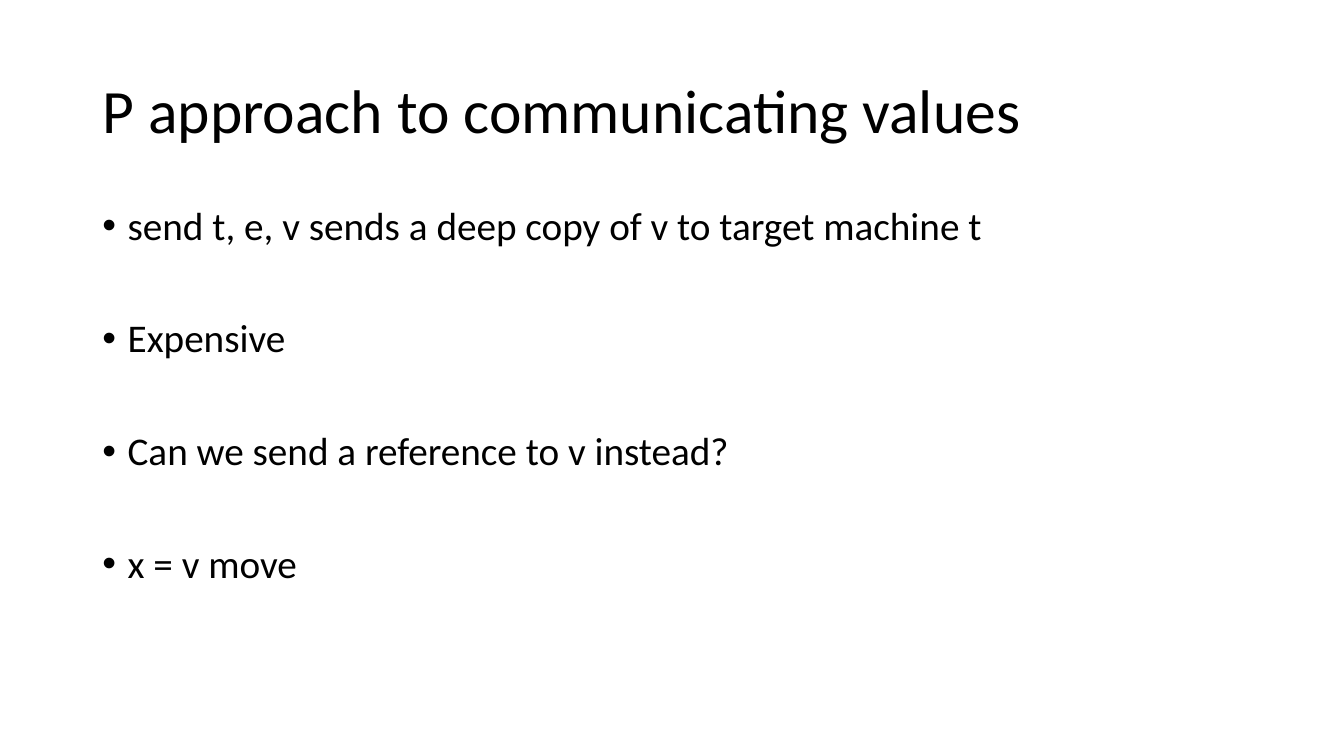
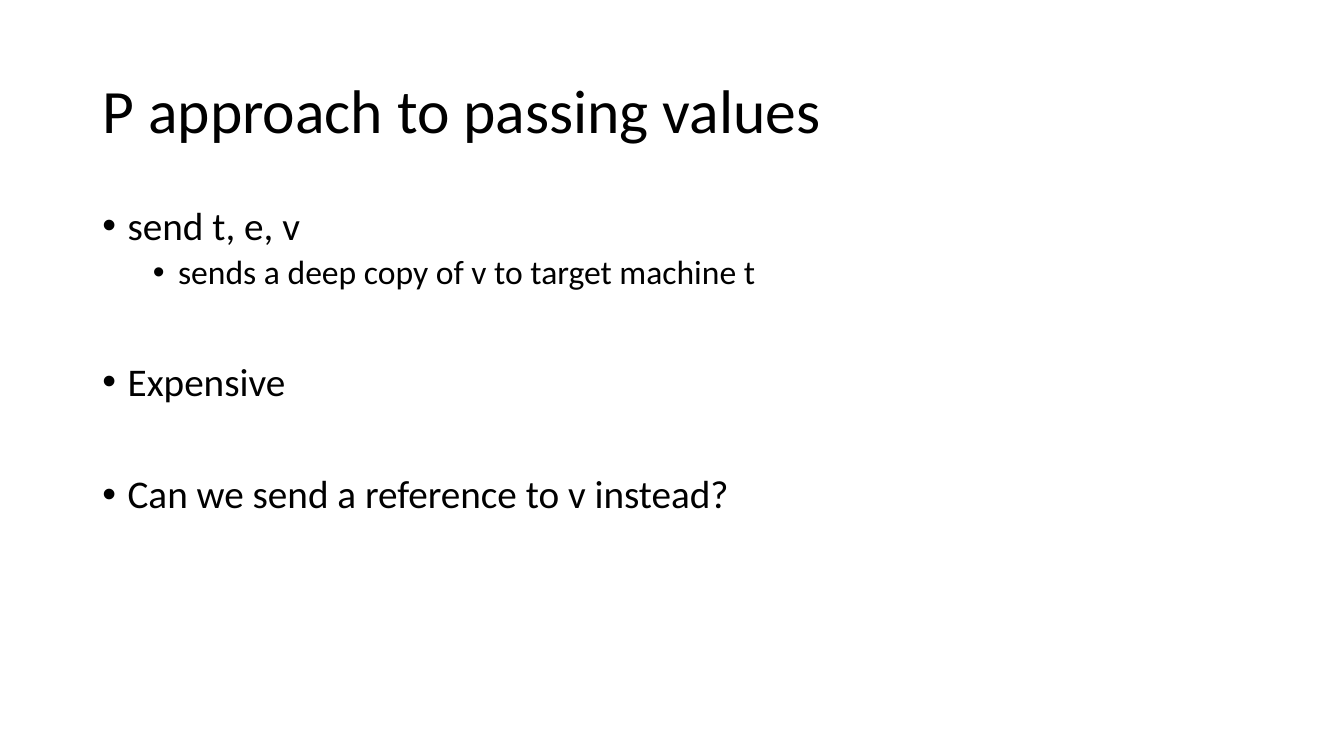
Before and after one commit to p-org/P, a slide deck: slide 15 of RVTutorial/P-tutorial-Part-1.pptx (slide 16 before the commit). Drawn at 1344x756 pixels with LibreOffice and Linux fonts; fonts in the diff are those of the drawing. Boxes give left, top, right and bottom in pixels: in the first picture for what was removed or moved away, otherwise in the second. Text is boxed around its words. In the diff, an @@ line names an element or a change of style, - is before the commit and + after.

Commit message:
update

```diff
--- a/RVTutorial/P-tutorial-Part-1.pptx
+++ b/RVTutorial/P-tutorial-Part-1.pptx
@@ title at bbox=[102, 90, 821, 144]: text changed @@
-P approach to communicating values
+P approach to passing values
@@ text at bbox=[128, 212, 755, 290]: text changed; size 28 to 24 pt @@
-• send t, e, v sends a deep copy of v to target machine t
+• send t, e, v
+  • sends a deep copy of v to target machine t
@@ text at bbox=[128, 559, 297, 579]: paragraph removed @@
-• x = v move
```
Also in this commit, not shown: 2 other slides changed, 5 slides added, 4 slides removed.
